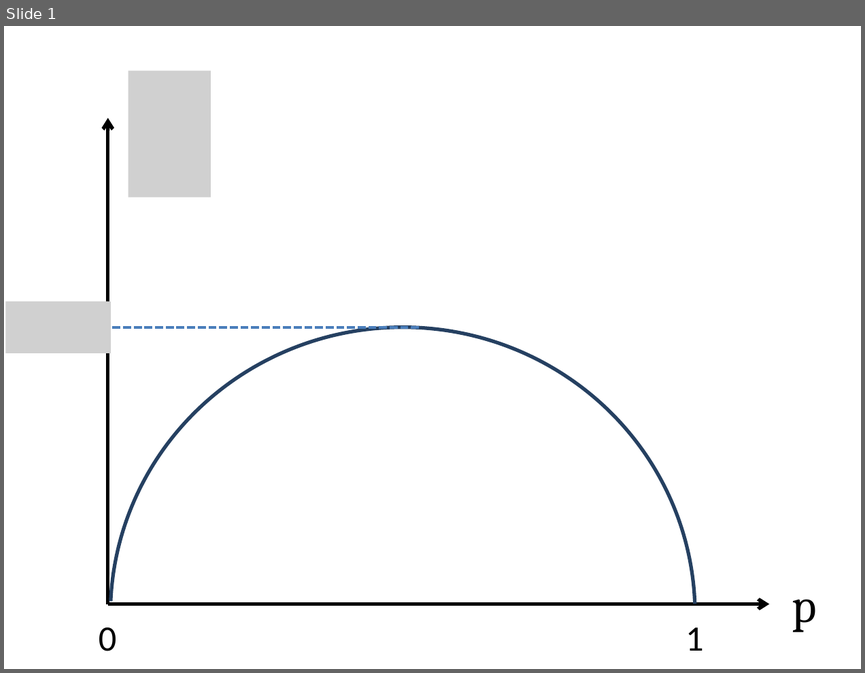
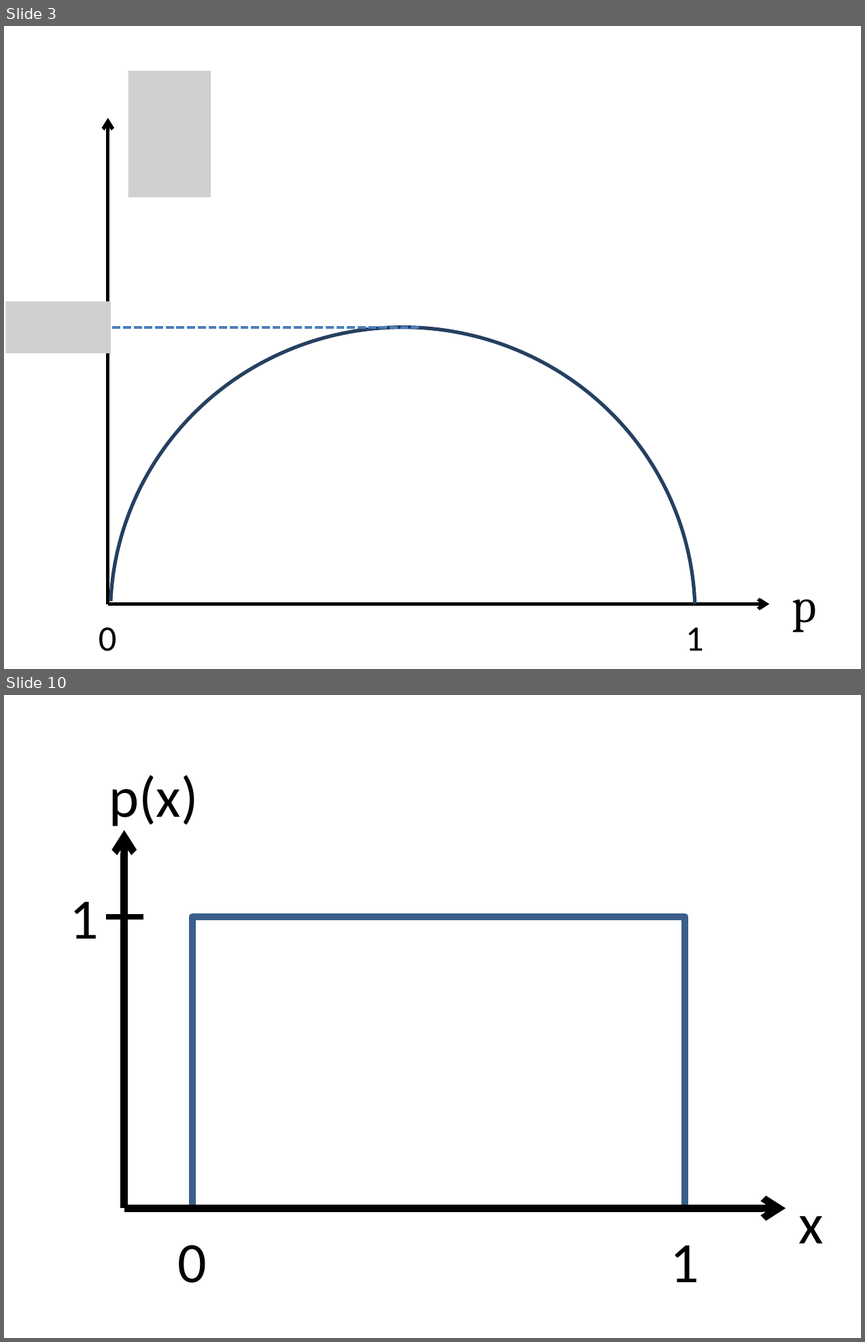
Before and after one commit to sophiahenckell/HIWI_Computersimulation, a slide deck: Bilder.pptx. Shown one above the other, each under a label of ours: slide 1 before the commit, slides 3 and 10 after it; the slides between them are not shown. The pictures are 865x673 and 865x1342 pixels, drawn with LibreOffice and Linux fonts; fonts in the diff are those of the drawing; grey boxes stand for pictures. Boxes give left, top, right and bottom in pixels: in the first picture for what was removed or moved away, otherwise in the second. Text is boxed around its words. In the diff, an @@ line names an element or a change of style, - is before the commit and + after.

```diff
--- a/Bilder.pptx
+++ b/Bilder.pptx
@@ slide 10 added at (4,695,861,1338), background #FFFFFF @@
@@ text added at (109,775,198,826), 48 pt, text #000000 @@
+p(x)
@@ arrow added from (124, 1208) to (124, 830), #000000 6 pt @@
@@ text added at (69,902,98,938), 48 pt, text #000000 @@
+1
@@ line added from (106, 917) to (143, 917), #000000 4.5 pt @@
@@ rectangle added at (192,917,685,1208), outline #3A5F8C 6 pt @@
@@ arrow added from (124, 1208) to (785, 1208), #000000 6 pt @@
@@ text added at (799,1216,823,1243), 48 pt, text #000000 @@
+x
@@ text added at (177,1244,206,1283), 48 pt, text #000000 @@
+0
@@ text added at (670,1245,698,1282), 48 pt, text #000000 @@
+1
@@ what was slide 1 is now slide 3 @@
```
Also in this commit, not shown: 26 other slides added, 5 other files.
